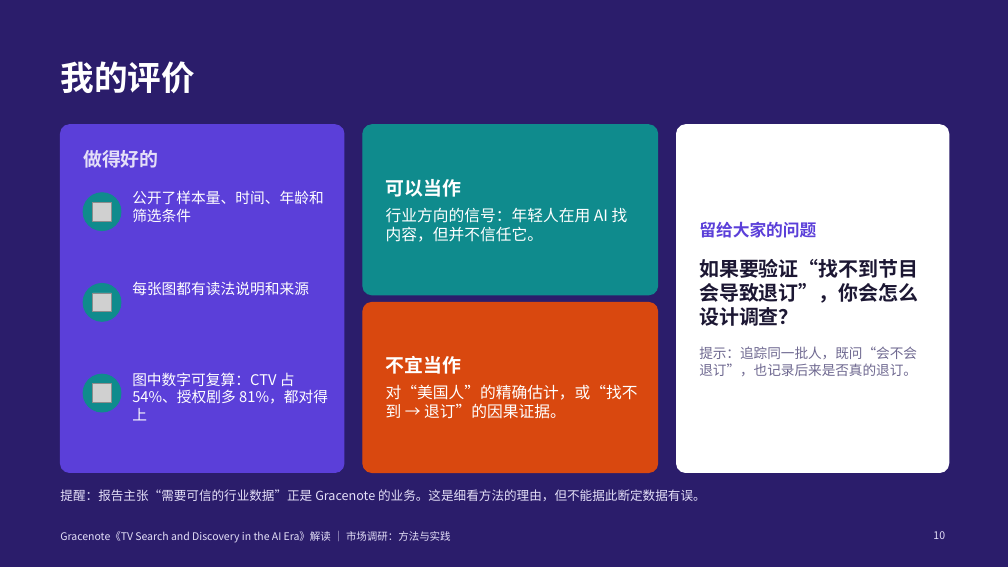
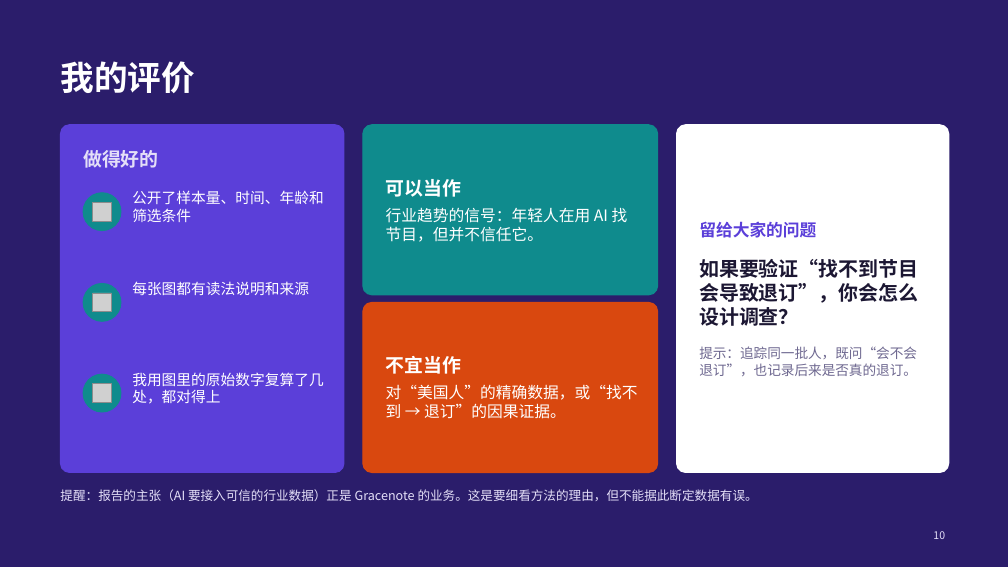
Before and after one commit to jayleo113/ppt, a slide deck: slide 10 of Gracenote_AI报告解读_课堂分享.pptx. Drawn at 1008x567 pixels with LibreOffice and Linux fonts; fonts in the diff are those of the drawing; grey boxes stand for pictures. Boxes give left, top, right and bottom in pixels: in the first picture for what was removed or moved away, otherwise in the second. Text is boxed around its words. In the diff, an @@ line names an element or a change of style, - is before the commit and + after.

```diff
--- a/Gracenote_AI报告解读_课堂分享.pptx
+++ b/Gracenote_AI报告解读_课堂分享.pptx
@@ text at (386, 207, 628, 242): text changed @@
-行业方向的信号：年轻人在用 AI 找内容，但并不信任它。
+行业趋势的信号：年轻人在用 AI 找节目，但并不信任它。
@@ text at (132, 372, 324, 404): text changed @@
-图中数字可复算：CTV 占 54%、授权剧多 81%，都对得上
+我用图里的原始数字复算了几处，都对得上
@@ text at (386, 384, 638, 419): text changed @@
-对“美国人”的精确估计，或“找不到 → 退订”的因果证据。
+对“美国人”的精确数据，或“找不到 → 退订”的因果证据。
@@ text at (60, 489, 758, 501): text changed @@
-提醒：报告主张“需要可信的行业数据”正是 Gracenote 的业务。这是细看方法的理由，但不能据此断定数据有误。
+提醒：报告的主张（AI 要接入可信的行业数据）正是 Gracenote 的业务。这是要细看方法的理由，但不能据此断定数据有误。
@@ text removed at (60, 531, 451, 543) @@
-Gracenote《TV Search and Discovery in the AI Era》解读 ｜ 市场调研：方法与实践
```
Also in this commit, not shown: 11 other slides changed, 4 other files.
